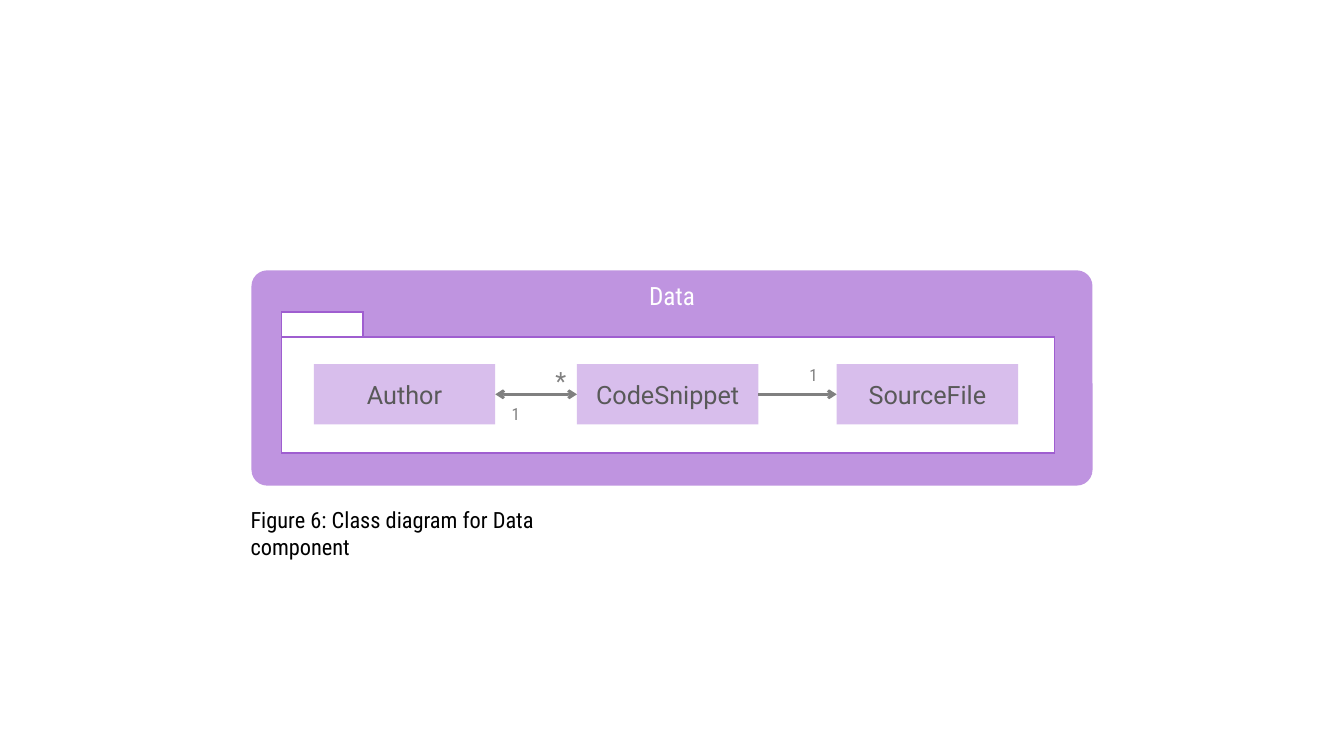
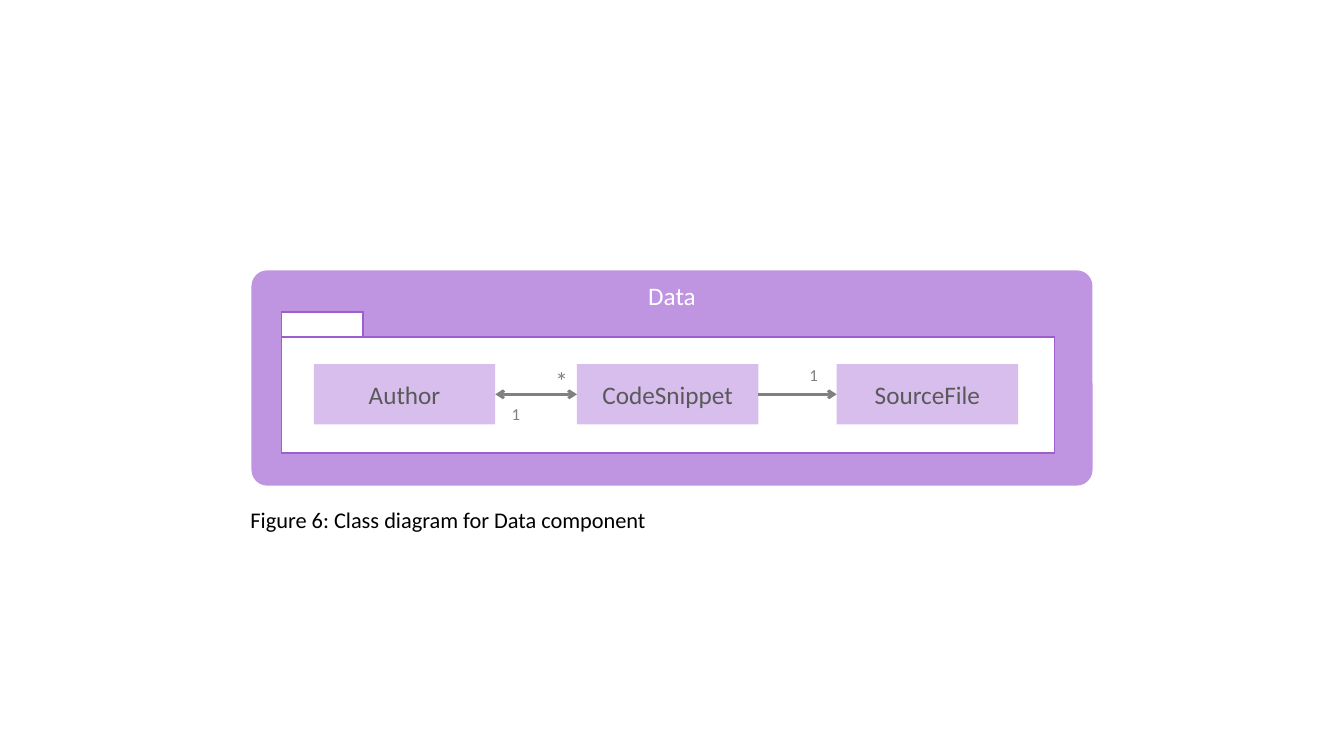
Before and after one commit to se-edu/collate, a slide deck: slide 6 of docs/Diagrams.pptx. Drawn at 1344x756 pixels with LibreOffice and Linux fonts; fonts in the diff are those of the drawing. Boxes give left, top, right and bottom in pixels: in the first picture for what was removed or moved away, otherwise in the second. Text is boxed around its words. In the diff, an @@ line names an element or a change of style, - is before the commit and + after.

```diff
--- a/docs/Diagrams.pptx
+++ b/docs/Diagrams.pptx
@@ font Roboto Condensed to Calibri in 5 elements at [251,270,1092,486], [512,409,520,420], [809,370,817,381], [250,512,645,532], [545,360,583,400] @@
@@ font Roboto to Calibri in 3 elements at [314,364,495,424], [577,364,758,424], [837,364,1018,424] @@
```
Also in this commit, not shown: 5 other slides changed, 8 other files.
